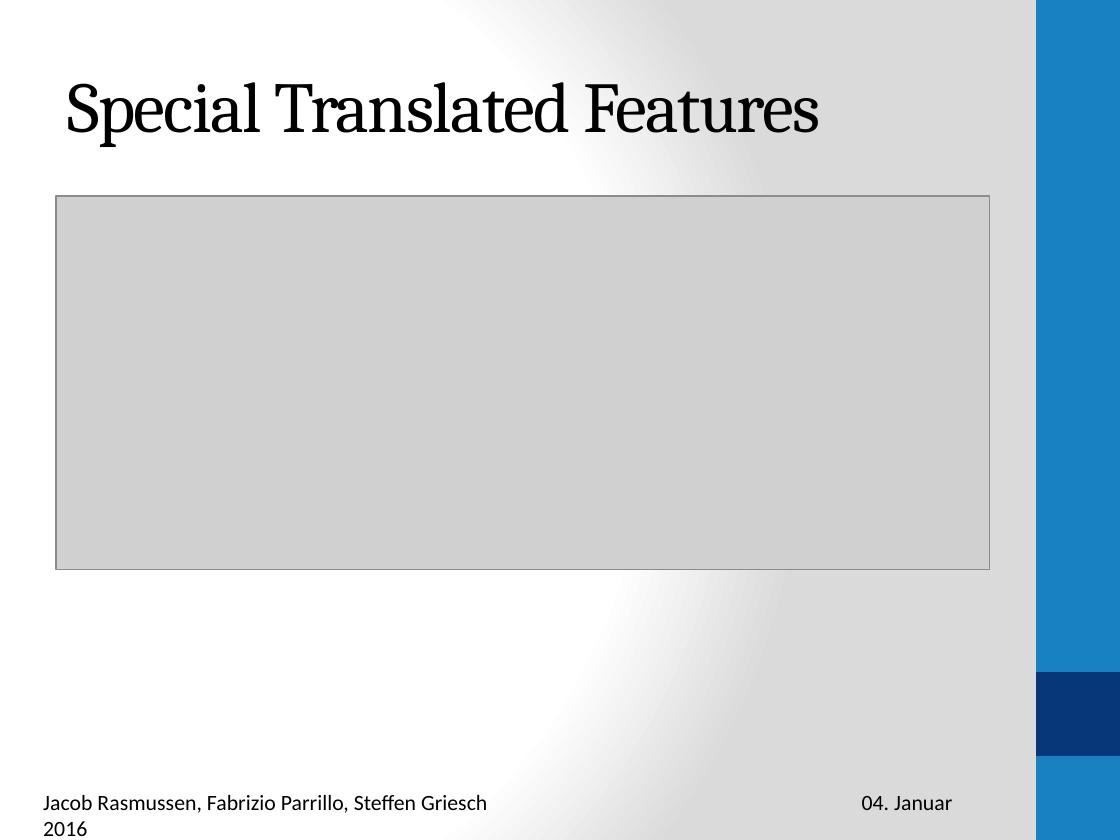
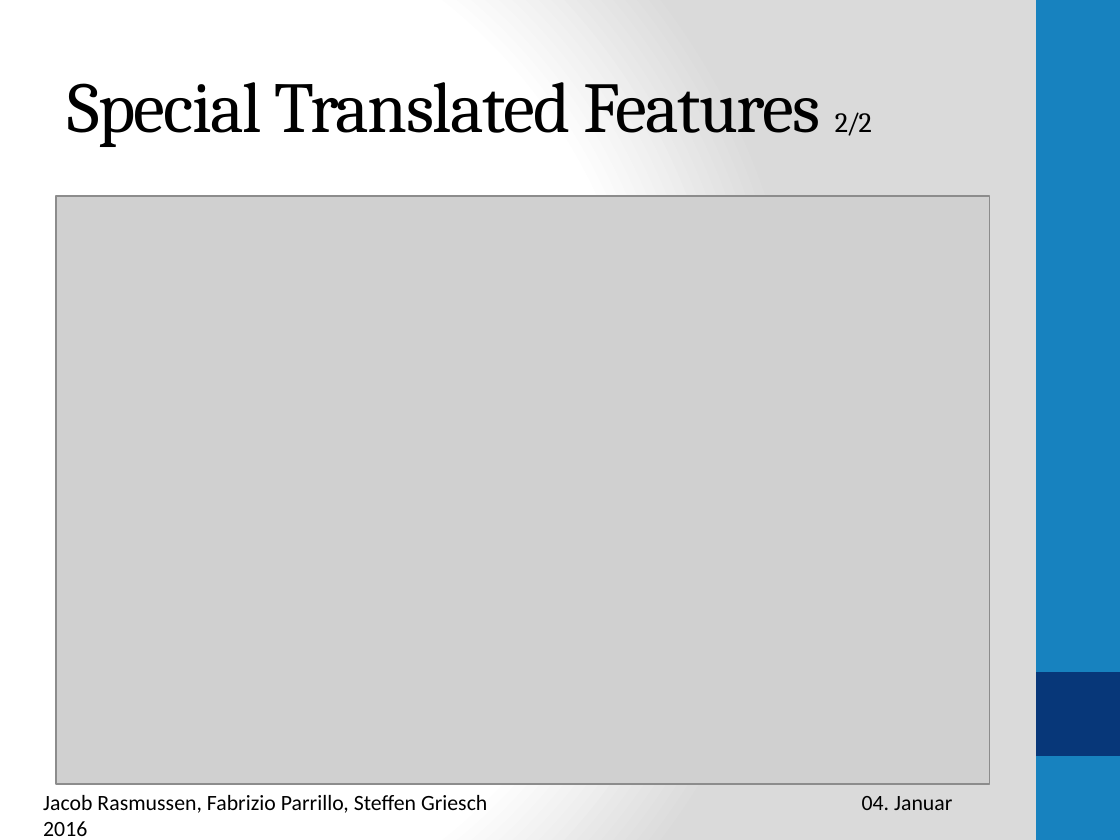
Before and after one commit to rasmussenj/PlasmidSequences, a slide deck: slide 10 of Präsentation1.pptx (slide 6 before the commit). Drawn at 1120x840 pixels with LibreOffice and Linux fonts; fonts in the diff are those of the drawing; grey boxes stand for pictures. Boxes give left, top, right and bottom in pixels: in the first picture for what was removed or moved away, otherwise in the second. Text is boxed around its words. In the diff, an @@ line names an element or a change of style, - is before the commit and + after.

```diff
--- a/Präsentation1.pptx
+++ b/Präsentation1.pptx
@@ title at (x1=67, y1=82, x2=872, y2=147): text changed @@
-Special Translated Features
+Special Translated Features 2/2
@@ picture resized from (x1=56, y1=196, x2=989, y2=570) to (x1=56, y1=196, x2=989, y2=784) @@
```
Also in this commit, not shown: 3 other slides changed, 4 slides added, 2 slides removed.
